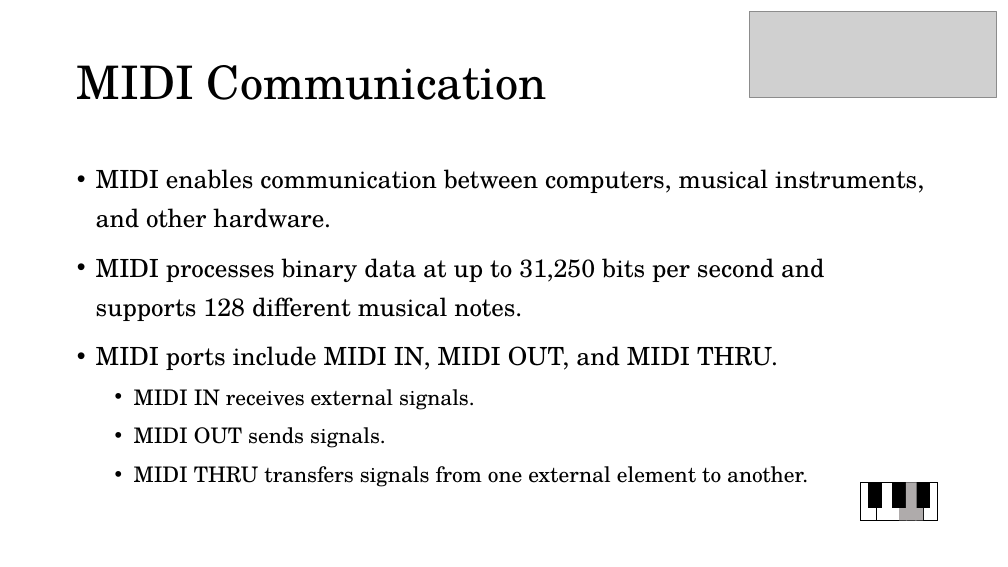
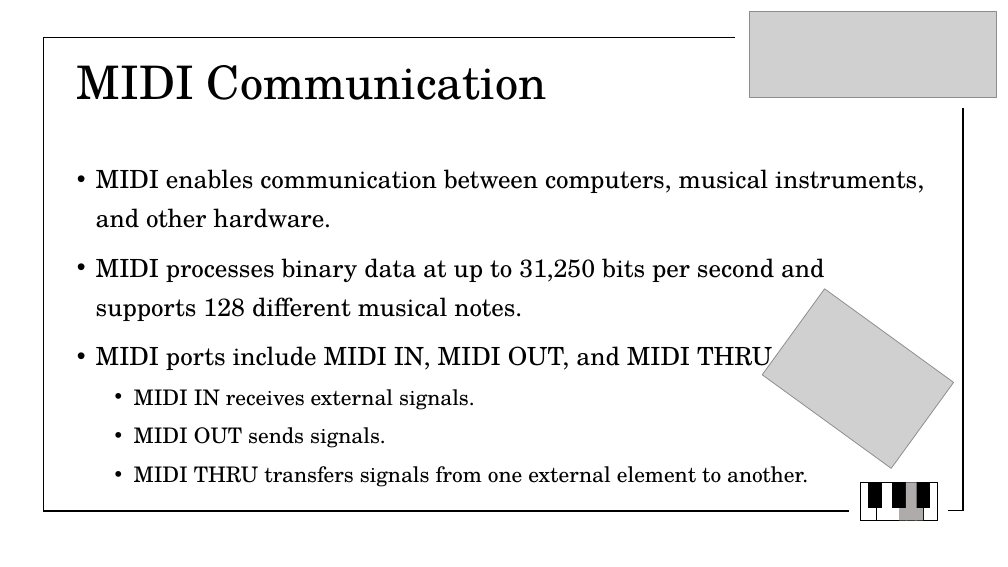
Before and after one commit to AndBarata/Multimedia-Systems, a slide deck: slide 3 of Labs/Assignment1/MIDI.pptx. Drawn at 1008x567 pixels with LibreOffice and Linux fonts; fonts in the diff are those of the drawing; grey boxes stand for pictures. Boxes give left, top, right and bottom in pixels: in the first picture for what was removed or moved away, otherwise in the second. Text is boxed around its words. In the diff, an @@ line names an element or a change of style, - is before the commit and + after.

Commit message:
Assignment1 MIDI presentation

```diff
--- a/Labs/Assignment1/MIDI.pptx
+++ b/Labs/Assignment1/MIDI.pptx
@@ line added from (43, 37) to (43, 511), #000000 1.5 pt @@
@@ line added from (735, 37) to (43, 37), #000000 1.5 pt @@
@@ line added from (963, 108) to (963, 511), #000000 1.5 pt @@
@@ picture added at (x1=762, y1=289, x2=954, y2=469) @@
@@ line added from (849, 511) to (43, 511), #000000 1.5 pt @@
@@ line added from (963, 511) to (948, 511), #000000 1.5 pt @@
```
Also in this commit, not shown: 3 other slides changed, 1 slide added, 6 other files.
